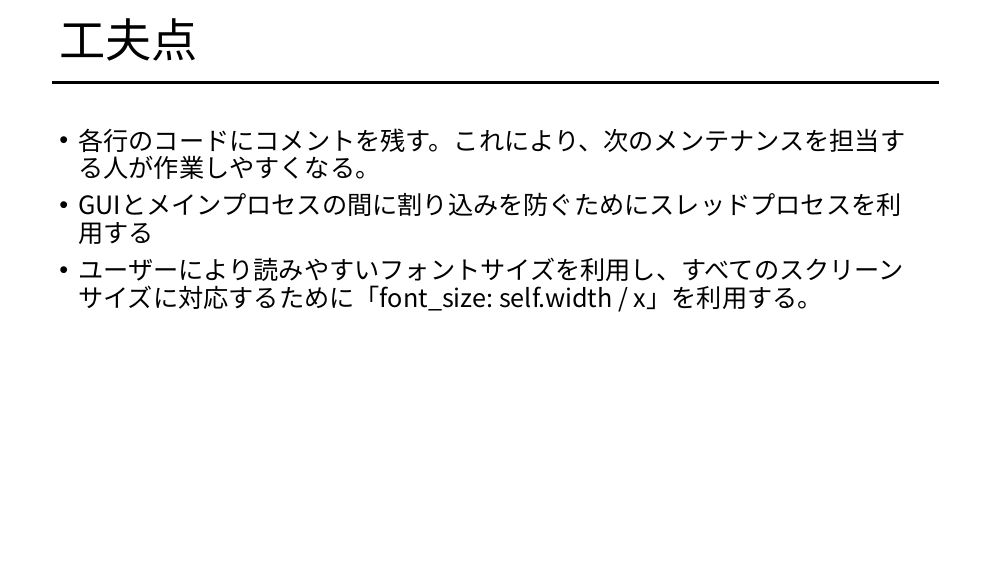
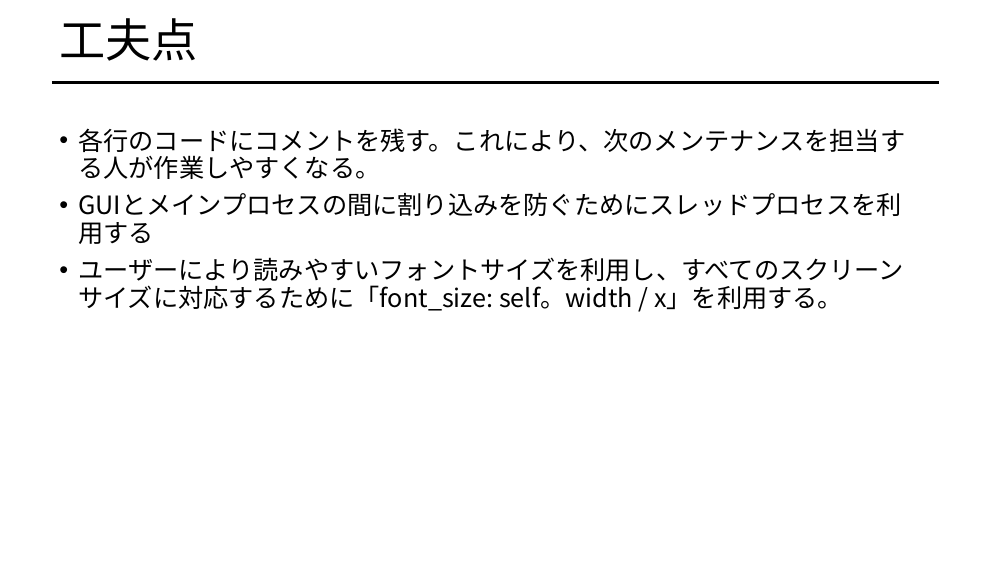
Before and after one commit to afiqfadzil/pythonProject1, a slide deck: slide 23 of LOCOMOTION.pptx (slide 21 before the commit). Drawn at 1008x567 pixels with LibreOffice and Linux fonts; fonts in the diff are those of the drawing. Boxes give left, top, right and bottom in pixels: in the first picture for what was removed or moved away, otherwise in the second. Text is boxed around its words. In the diff, an @@ line names an element or a change of style, - is before the commit and + after.

```diff
--- a/LOCOMOTION.pptx
+++ b/LOCOMOTION.pptx
@@ text at box(78, 257, 904, 311): text changed @@
-• ユーザーにより読みやすいフォントサイズを利用し、すべてのスクリーンサイズに対応するために「font_size: self.width / x」を利用する。
+• ユーザーにより読みやすいフォントサイズを利用し、すべてのスクリーンサイズに対応するために「font_size: self。width / x」を利用する。
```
Also in this commit, not shown: 21 other slides changed, 2 slides added, 5 other files.
